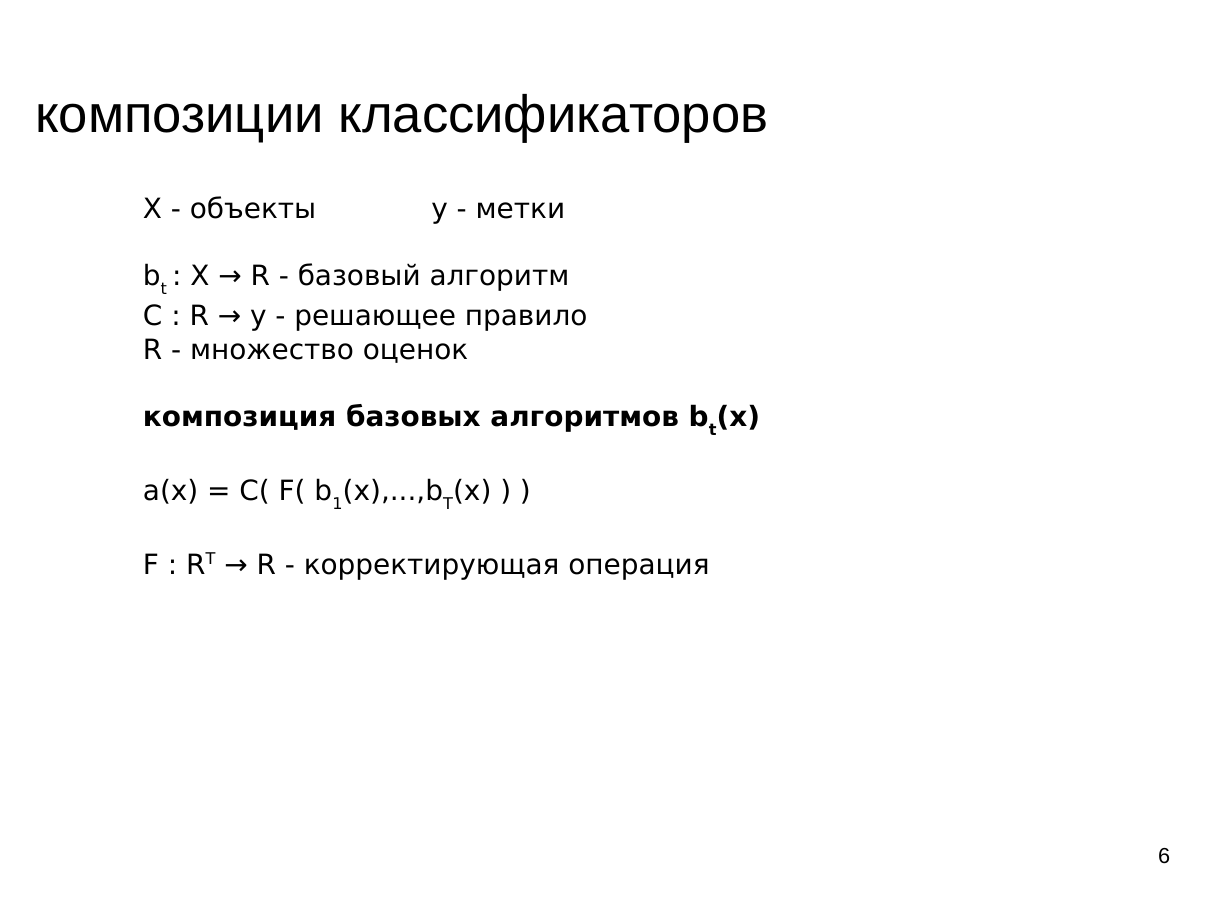
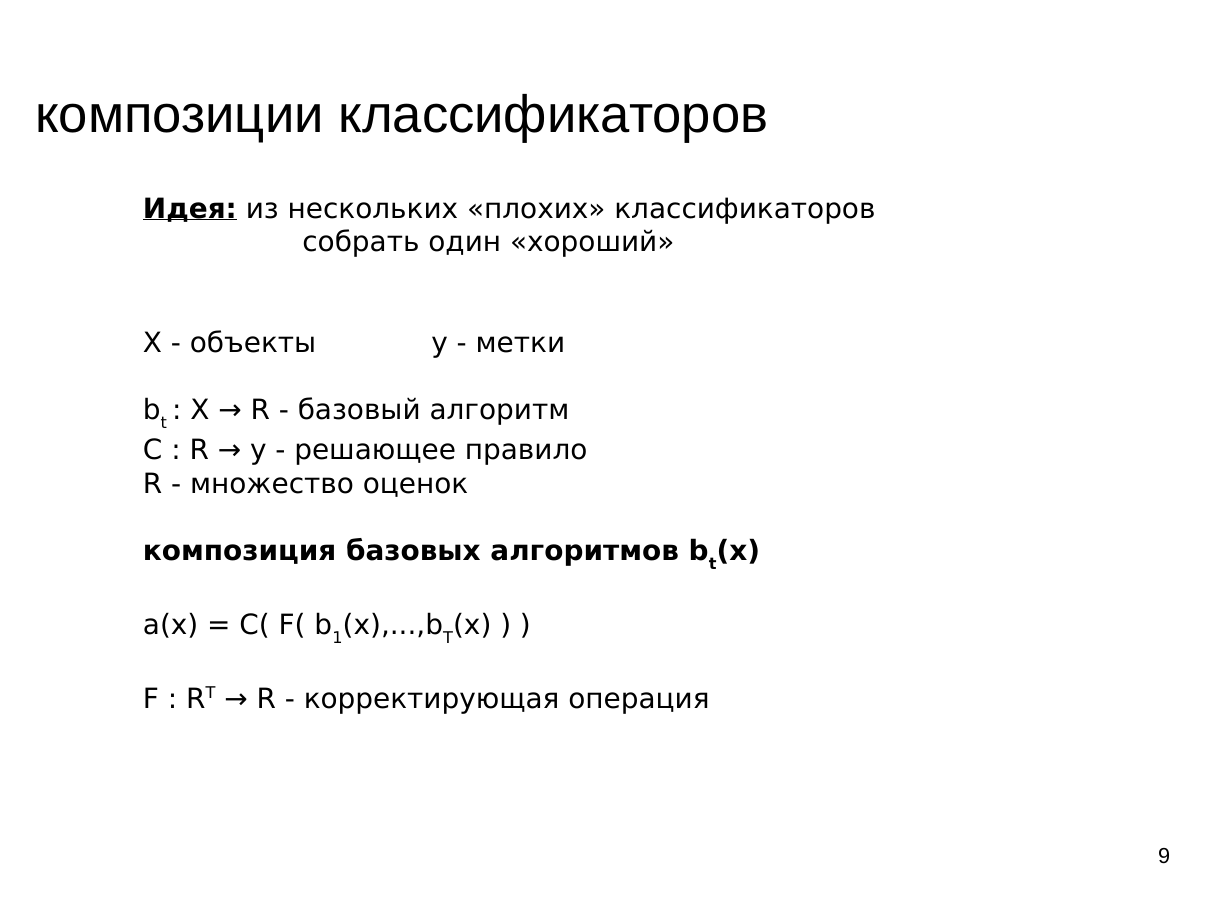
Before and after one commit to mechanoid5/ml_lectorium_legacy, a slide deck: slide 9 of 13-boost.odp (slide 6 before the commit). Drawn at 1232x924 pixels with LibreOffice and Linux fonts; fonts in the diff are those of the drawing; background and template pictures are left out. Boxes give left, top, right and bottom in pixels: in the first picture for what was removed or moved away, otherwise in the second. Text is boxed around its words. In the diff, an @@ line names an element or a change of style, - is before the commit and + after.

```diff
--- a/13-boost.odp
+++ b/13-boost.odp
@@ text at [143,197,875,257]: paragraph added @@
+Идея: из нескольких «плохих» классификаторов собрать один «хороший»
@@ page number at [1158,848,1170,864]: text changed @@
-6
+9
```
Also in this commit, not shown: 1 other slide changed, 3 slides added, 3 other files.
